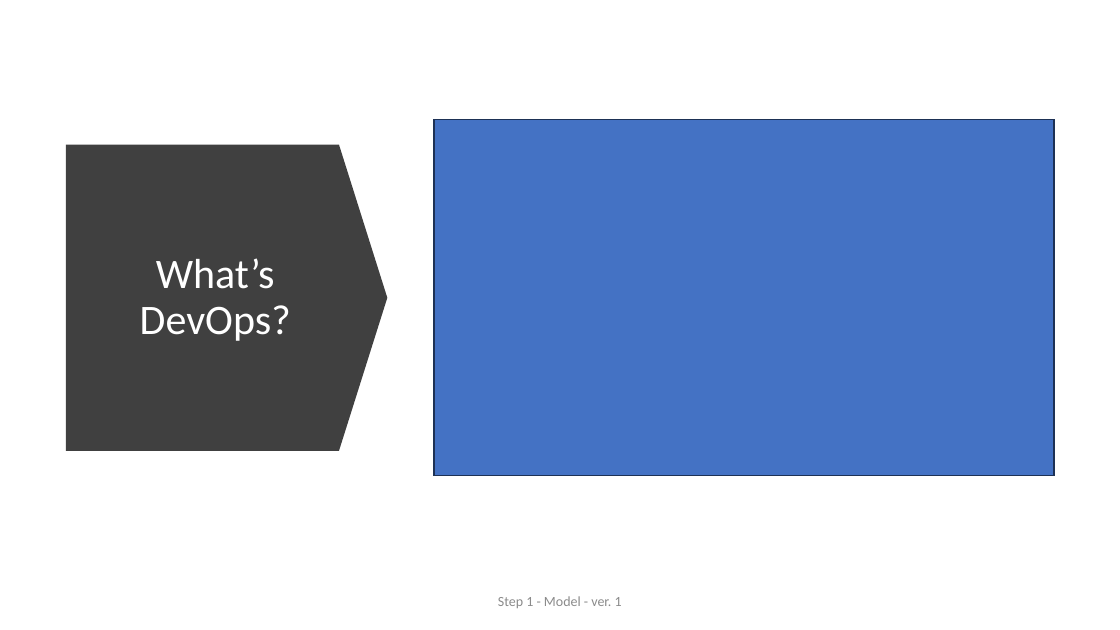
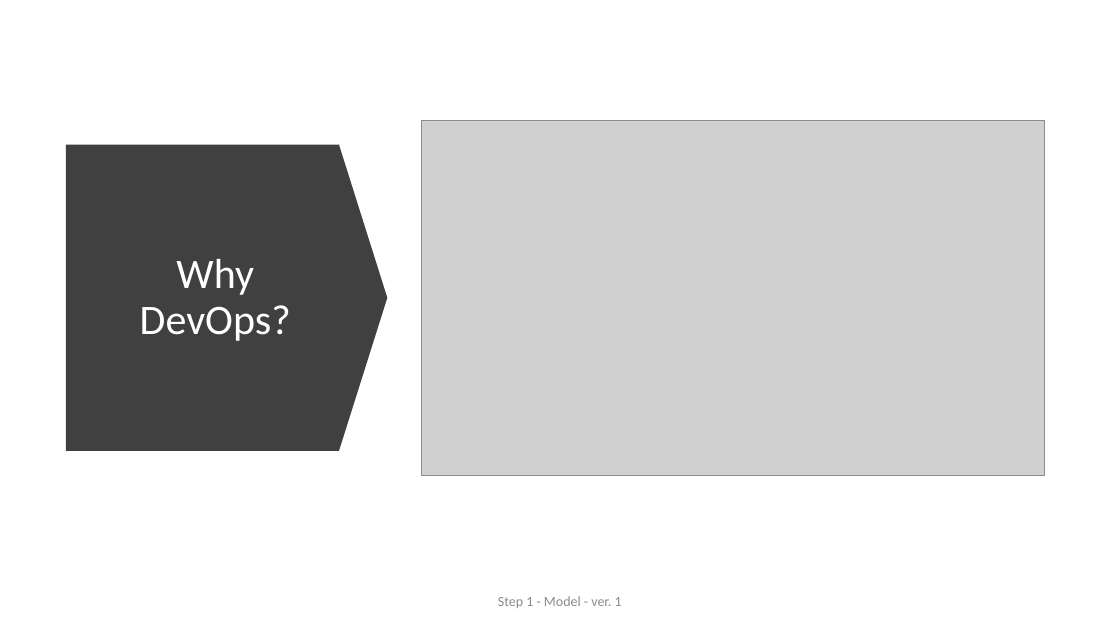
Before and after one commit to ext4dmin/DevOps-Mentorship, a slide deck: slide 19 of Step01-Model_presentation.pptx. Drawn at 1120x630 pixels with LibreOffice and Linux fonts; fonts in the diff are those of the drawing; grey boxes stand for pictures. Boxes give left, top, right and bottom in pixels: in the first picture for what was removed or moved away, otherwise in the second. Text is boxed around its words. In the diff, an @@ line names an element or a change of style, - is before the commit and + after.

```diff
--- a/Step01-Model_presentation.pptx
+++ b/Step01-Model_presentation.pptx
@@ rectangle removed at (434, 119, 1054, 476) @@
@@ picture added at (422, 120, 1044, 476) @@
@@ title at (140, 259, 291, 341): text changed @@
-What’s DevOps?
+Why DevOps?
```
Also in this commit, not shown: 13 other slides changed, 2 other files.
